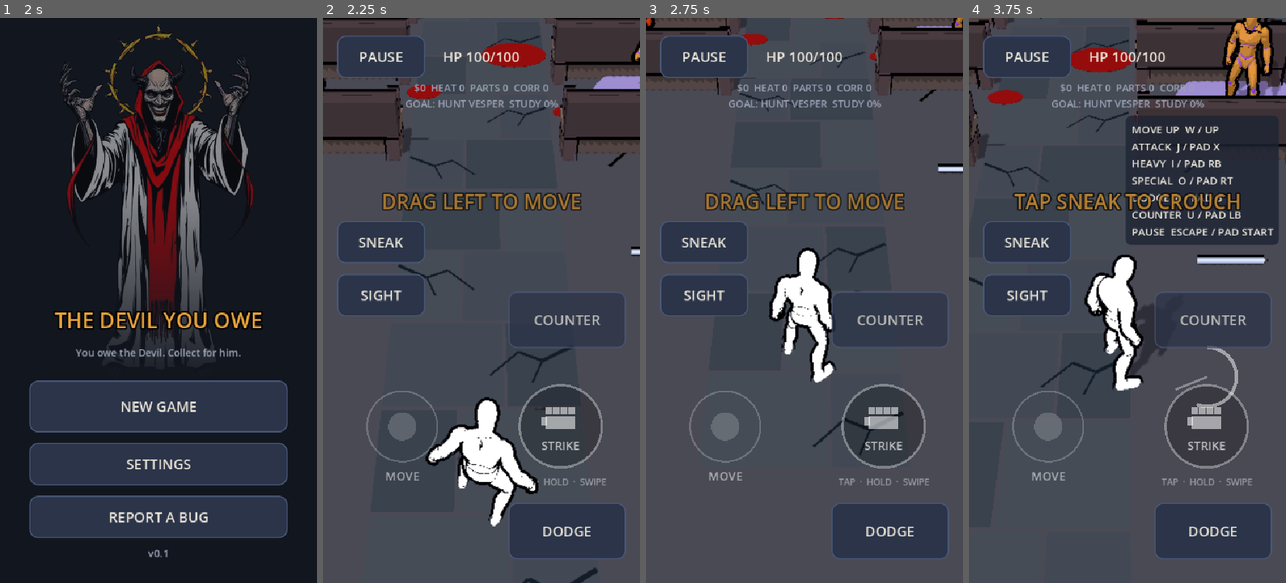
Above: before the commit, frames 1-4 (left to right).
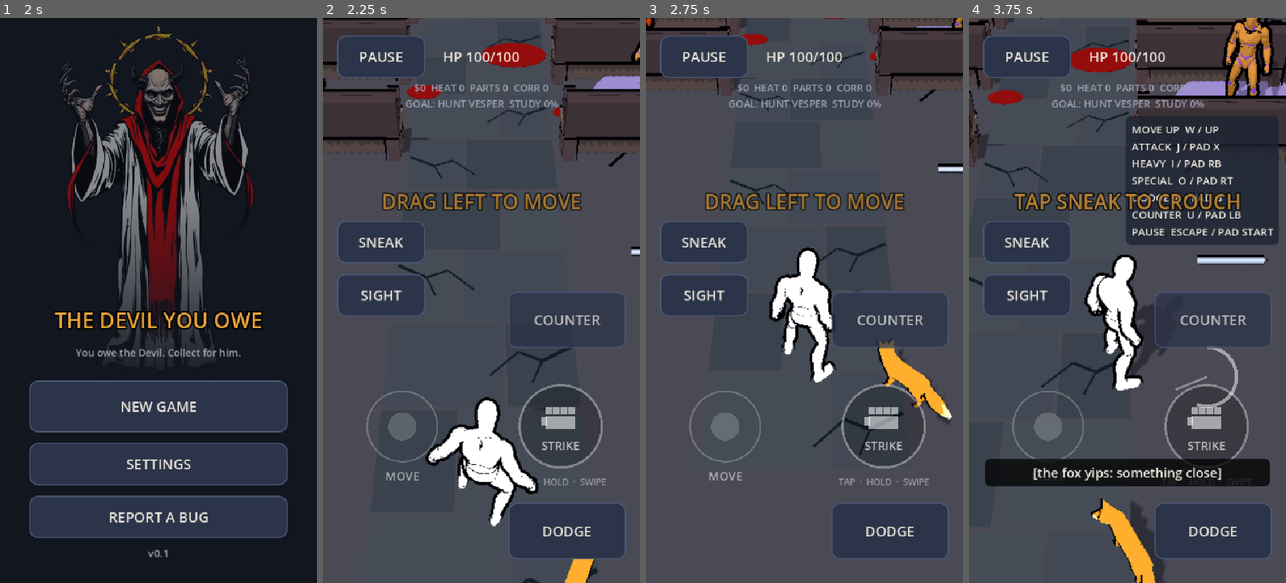
Above: after the commit, the same moments.

Repository: duffpowell-commits/hunter
Game: Godot game, scene res://scenes/boot.tscn
Two runs of this game, one before a commit and one after it. Both use one fixed random seed, a clock stepped at 60 frames per second and the inputs below.
Inputs (mouse positions are in pixels of both pictures, inside the frame that each line leads up to):
- Up to frame 1 (2 s): click "Skip splash" at 0.5 s; click "SKIP" at 1.25 s
- Up to frame 2 (2.25 s): click "NEW GAME" at 2 s
- Up to frame 3 (2.75 s): no input
- Up to frame 4 (3.75 s): tap Enter (ui_accept) at 2.75 s; drag from (1048, 379) to (1159, 176) at 2.77 s; drag from (1206, 379) to (1111, 413) at 3.52 s

Frame 1 is identical in both runs. In frame 2, 0.3% of the frame differs, in the area x 76-86%, y 95-100%; in frame 3, 1.1%; in frame 4, 5.9%, in the area x 5-95%, y 78-100%.

Commit message:
Cain's pet fox (look B): follows him, its third eye is Demon Sight, greets him in the lair
Free CC0 fox model recoloured soot black and bone white, ember third eye on the head bone.
Never fights or gets hurt, hangs back in fights, creeps with SNEAK, one yip a hunt.
Numbers in data/fox.json with TUNE sliders; 2 rule tests; autoplay FOX SIGHT/FOLLOW/EYE CLOSE/GREET.

Co-Authored-By: Claude Opus 5.5 <noreply@anthropic.com>
Claude-Session: https://claude.ai/code/session_01V3sbxLd6BNjD514b8gtb1J

Diff:
--- /dev/null
+++ b/data/fox.json
@@ -0,0 +1,22 @@
+{
+  "_why": "Cain's pet, the three-eyed fox (Duff, Nov 26; look B). Every number has a TUNE slider in lair_tuning.gd. Placeholder name until Duff names it.",
+  "name": "FOX",
+  "scale": 0.0075,
+  "fight_distance": 4.5,
+  "walk_speed": 2.6,
+  "run_speed": 6.5,
+  "run_at": 3.0,
+  "catch_up_at": 12.0,
+  "turn_rate": 9.0,
+  "sneak_speed_scale": 0.55,
+  "sneak_crouch": 0.8,
+  "eye_idle_glow": 0.6,
+  "eye_sight_glow": 4.0,
+  "eye_sight_scale": 1.6,
+  "yip_range": 7.0,
+  "yip_hold": 1.6,
+  "greet_distance": 4.0,
+  "wary_follow": [1.2, 1.8, 2.8],
+  "rim": 1.5,
+  "outline_px": 2.5
+}
--- a/scripts/autoplay.gd
+++ b/scripts/autoplay.gd
@@ -293,8 +293,20 @@
 			marks += 1
 	_check(arena.demon_sight and marks == 3 and game.sight_tint.visible,
 		"DEMON SIGHT PASS (SIGHT marks %d of 3 enemies through the walls)" % marks)
+	_check(arena.fox.eye_glow() >= float(arena.fox.cfg().eye_sight_glow) - 0.01 and arena.fox.eye.scale.y > 1.0,
+		"FOX SIGHT PASS (Demon Sight opens the fox's third eye, glow %.1f)" % arena.fox.eye_glow())
+	var fox_d: float = 99.0
+	for i in 150:
+		fox_d = arena.fox.global_position.distance_to(arena.hero.global_position)
+		if fox_d <= arena.fox.follow_distance() + 1.5:
+			break
+		await _frames(1)
+	_check(fox_d <= arena.fox.follow_distance() + 1.5 and not arena._targets().has(arena.fox),
+		"FOX FOLLOW PASS (the fox is at Cain's heels, %.1f m, and is never a target)" % fox_d)
 	await _shot("pews_demon_sight")
 	await _click("SIGHT")
+	await _frames(2)
+	_check(arena.fox.eye_glow() < float(arena.fox.cfg().eye_sight_glow), "FOX EYE CLOSE PASS (SIGHT off: the third eye dims)")
 	# Silent kill: sneak (real button) up behind the unaware Zealot and drop it; nobody else turns.
 	await _click("SNEAK")
 	var zealot: Dictionary = arena._foes[0]
@@ -593,6 +605,14 @@
 	arena.rig.cam.make_current()
 	_check(game.where == "lair" and arena.name == "LairArena" and int(prof.nights) == 1 and int(prof.hunts) == 1,
 		"LAIR PASS (RETURN HOME opens the lair; a night passed, heat now %d)" % int(prof.heat))
+	# The fox waits at the lair door and runs to greet Cain (Nov 26).
+	for i in 240:
+		if arena.fox.greeted:
+			break
+		await _frames(1)
+	_check(arena.fox.greeted and arena.fox.global_position.distance_to(arena.hero.global_position) < 2.0,
+		"FOX GREET PASS (the fox runs from the lair door to greet Cain)")
+	await _shot("lair_fox_greet")
 	var Ex = preload("res://scripts/explainer.gd")
 	var explained: Array = Ex.LINES.keys().filter(func(id): return Ex.seen(id))
 	_check(explained.size() >= 2, "EXPLAINER PASS (first changes explained once: %s)" % [explained])
--- /dev/null
+++ b/scripts/fox_pet.gd
@@ -0,0 +1,266 @@
+extends Node3D
+## Cain's pet, the three-eyed fox (Duff, Nov 26; look B: soot black, bone white, an upright ember
+## third eye). docs/MASCOT.md has the design. Numbers: data/fox.json (TUNE sliders in lair_tuning.gd).
+##   - Follows Cain on hunts and in the lair: walks, runs to catch up, idles (clip Survey) beside him.
+##   - Can't be hurt and never fights: it's not in any target list, and it backs off to
+##     fight_distance while a fight is on.
+##   - SNEAK: it slows down and keeps low with Cain.
+##   - Demon Sight is the fox's third eye: the eye opens and flares while SIGHT is on.
+##   - Once a hunt it yips toward an unaware enemy nearby (Subs caption), then looks at it.
+##   - Lair: it waits at the door and runs to greet Cain; with more corruption it keeps a wider,
+##     warier distance (wary_follow per corruption look).
+## Model: CC0 fox from Khronos glTF-Sample-Assets (assets/pets/SOURCES.md), recoloured by
+## tools/recolor_fox.py. Real clips only: Survey, Walk, Run.
+
+const GameData = preload("res://scripts/game_data.gd")
+const LairRules = preload("res://scripts/lair_rules.gd")
+const Character3D = preload("res://scripts/character3d.gd")
+const MODEL := preload("res://assets/pets/fox.glb")
+const INK := preload("res://assets/pets/fox_ink.png")
+const EYE_COLOR := Color(1.0, 0.45, 0.08)
+## Forehead point in the model's own units (cm), found from a render (docs/renders/flow_fox_*.png).
+const EYE_AT := Vector3(0, 68.0, 53.0)
+
+var arena: Node3D
+var hero: Node3D
+var model: Node3D
+var anim: AnimationPlayer
+var eye: MeshInstance3D
+var eye_mat: StandardMaterial3D
+var state := "follow"          # "greet" (lair door) or "follow"
+var clip := ""
+var speed := 0.0
+var greeted := false
+var yipped := false
+var yip_t := 0.0
+var yip_at := Vector3.ZERO
+var band := 0                  # corruption look (0 warm .. 2 wary)
+var side := 1.0                # which side of Cain it walks on (screen right = 1)
+var moving := false
+
+
+func cfg() -> Dictionary:
+	return GameData.load_json("fox")
+
+
+func setup(a: Node3D, h: Node3D) -> void:
+	arena = a
+	hero = h
+
+
+func _ready() -> void:
+	name = "FoxPet"
+	model = MODEL.instantiate()
+	add_child(model)
+	model.scale = Vector3.ONE * float(cfg().scale)
+	var mats: Array[ShaderMaterial] = Character3D.apply_toon(model, Color.WHITE, float(cfg().rim), float(cfg().outline_px))
+	for m in mats:
+		m.set_shader_parameter("albedo", Color.WHITE)
+		m.set_shader_parameter("albedo_tex", INK)
+	anim = model.find_children("*", "AnimationPlayer", true, false)[0]
+	for n in ["Survey", "Walk", "Run"]:
+		anim.get_animation(n).loop_mode = Animation.LOOP_LINEAR
+	_build_eye()
+	_play("Survey")
+	var prof := get_node_or_null("/root/Profile")
+	if prof != null:
+		band = LairRules.corruption_band(int(prof.data.corruption), GameData.load_json("lair"))
+
+
+## The third eye: an upright ember slit on the forehead, riding the head bone.
+func _build_eye() -> void:
+	var sk: Skeleton3D = model.find_children("*", "Skeleton3D", true, false)[0]
+	var head := sk.find_bone("b_Head_05")
+	var att := BoneAttachment3D.new()
+	att.name = "ThirdEye"
+	att.bone_name = "b_Head_05"
+	sk.add_child(att)
+	eye = MeshInstance3D.new()
+	eye.name = "Eye"
+	var s := SphereMesh.new()
+	s.radius = 4.0
+	s.height = 8.0
+	s.radial_segments = 12
+	s.rings = 6
+	eye.mesh = s
+	eye_mat = StandardMaterial3D.new()
+	eye_mat.shading_mode = BaseMaterial3D.SHADING_MODE_UNSHADED
+	eye_mat.albedo_color = EYE_COLOR
+	eye_mat.emission_enabled = true
+	eye_mat.emission = EYE_COLOR
+	eye.material_override = eye_mat
+	eye.position = sk.get_bone_global_rest(head).affine_inverse() * EYE_AT
+	att.add_child(eye)
+	_set_eye(false)
+
+
+func sight_on() -> bool:
+	return arena != null and arena.get("demon_sight") == true
+
+
+func _set_eye(open: bool) -> void:
+	var c := cfg()
+	var k: float = float(c.eye_sight_scale) if open else 1.0
+	eye.scale = Vector3(0.45 * k, 1.0 * k, 0.8 * k)
+	eye_mat.emission_energy_multiplier = float(c.eye_sight_glow if open else c.eye_idle_glow)
+	eye_mat.albedo_color = EYE_COLOR if open else EYE_COLOR.darkened(0.45)
+
+
+## The eye's glow right now (read by tests and autoplay).
+func eye_glow() -> float:
+	return eye_mat.emission_energy_multiplier
+
+
+## True while any enemy is fighting Cain: the fox keeps clear.
+func in_fight() -> bool:
+	if arena == null:
+		return false
+	if arena.get("raid_active") == true or arena.get("invasion_active") == true or arena.get("encounter_started") == true:
+		return true
+	for f: Dictionary in arena.get("_foes") if arena.get("_foes") != null else []:
+		if not f.dead and f.aggro:
+			return true
+	return false
+
+
+func follow_distance() -> float:
+	var c := cfg()
+	if in_fight():
+		return float(c.fight_distance)
+	var w: Array = c.wary_follow
+	return float(w[clampi(band, 0, w.size() - 1)])
+
+
+## Hunts: start just behind Cain, a little to his right.
+func place_behind() -> void:
+	var h := float(hero.heading)
+	var back := -Vector3(sin(h), 0, cos(h))
+	var right := Vector3(-cos(h), 0, sin(h))
+	global_position = hero.global_position + back * 1.2 + right * 0.7
+	model.rotation.y = h
+
+
+## Lair: wait at the door greet_distance in front of Cain, then run to him.
+func start_greet() -> void:
+	state = "greet"
+	greeted = false
+	var fwd := Vector3(sin(float(hero.heading)), 0, cos(float(hero.heading)))
+	global_position = hero.global_position + fwd * float(cfg().greet_distance)
+	_face(hero.global_position, 100.0)
+
+
+func _process(dt: float) -> void:
+	if hero == null or not is_instance_valid(hero):
+		return
+	var c := cfg()
+	model.scale = Vector3.ONE * float(c.scale)
+	_set_eye(sight_on())
+	_try_yip()
+	if yip_t > 0.0:
+		yip_t -= dt
+		_face(yip_at, float(c.turn_rate) * dt)
+		_move(Vector3.ZERO, 0.0, dt)
+		return
+	var hp: Vector3 = hero.global_position
+	var goal := goal_point()
+	var to := goal - global_position
+	to.y = 0
+	var d := to.length()
+	if hp.distance_to(global_position) > float(c.catch_up_at):
+		global_position = goal
+		return
+	# Hysteresis: start walking past 0.6 m from the spot, stop inside 0.15 m (no jitter).
+	if d > 0.6 or (moving and d > 0.15):
+		moving = true
+		var sp: float = float(c.run_speed) if d > float(c.run_at) else float(c.walk_speed)
+		if sneaking():
+			sp *= float(c.sneak_speed_scale)
+		var dir := to / d
+		if arena != null and arena.has_method("steer"):
+			var r: Array = arena.steer(global_position, dir, 0.0, 0.8, 0.25)
+			dir = r[0]
+		_move(dir, minf(sp, d / maxf(dt, 0.001)), dt)
+		_face(global_position + dir, float(c.turn_rate) * dt)
+	else:
+		moving = false
+		_move(Vector3.ZERO, 0.0, dt)
+		_face(hp, float(c.turn_rate) * 0.5 * dt)
+		if state == "greet" and not greeted:
+			greeted = true
+			state = "follow"
+			_cue("[the fox yips hello]")
+
+
+## Where the fox wants to stand: beside Cain on the screen (the camera never turns), a touch toward
+## the camera so his body never hides it. It keeps its side unless that spot is inside a wall.
+func goal_point() -> Vector3:
+	var hp: Vector3 = hero.global_position
+	var want: float = 0.9 if state == "greet" else follow_distance()
+	if global_position.x < hp.x - 0.3:
+		side = -1.0
+	elif global_position.x > hp.x + 0.3:
+		side = 1.0
+	var goal := hp + Vector3(side * want, 0, 0.35)
+	if arena != null and arena.has_method("blocked") and arena.blocked(goal, 0.25):
+		var other := hp + Vector3(-side * want, 0, 0.35)
+		if not arena.blocked(other, 0.25):
+			goal = other
+	goal.y = global_position.y
+	return goal
+
+
+func sneaking() -> bool:
+	return arena != null and arena.get("sneak") == true
+
+
+func _move(dir: Vector3, sp: float, dt: float) -> void:
+	speed = sp
+	global_position += dir * sp * dt
+	var c := cfg()
+	model.scale.y = float(c.scale) * (float(c.sneak_crouch) if sneaking() else 1.0)
+	if sp < 0.2:
+		_play("Survey")
+	elif sp > float(c.walk_speed) * 1.3:
+		_play("Run")
+		anim.speed_scale = clampf(sp / float(c.run_speed), 0.6, 1.4)
+	else:
+		_play("Walk")
+		anim.speed_scale = clampf(sp / float(c.walk_speed), 0.5, 1.4)
+
+
+func _face(at: Vector3, step: float) -> void:
+	var to := at - global_position
+	if Vector2(to.x, to.z).length() < 0.05:
+		return
+	var h := atan2(to.x, to.z)
+	model.rotation.y = lerp_angle(model.rotation.y, h, clampf(step, 0.0, 1.0))
+
+
+func _play(n: String) -> void:
+	if clip == n:
+		return
+	clip = n
+	anim.speed_scale = 1.0
+	anim.play(n, 0.2)
+
+
+## Once a hunt: an unaware enemy within yip_range of Cain gets a yip and a look.
+func _try_yip() -> void:
+	if yipped or arena == null or in_fight() or arena.get("_foes") == null:
+		return
+	for f: Dictionary in arena.get("_foes"):
+		if f.dead or f.aggro:
+			continue
+		var p: Vector3 = f.actor.global_position
+		if p.distance_to(hero.global_position) <= float(cfg().yip_range):
+			yipped = true
+			yip_at = p
+			yip_t = float(cfg().yip_hold)
+			_cue("[the fox yips: something close]")
+			return
+
+
+func _cue(text: String) -> void:
+	var subs := get_node_or_null("/root/Subs")
+	if subs != null:
+		subs.cue(text)
--- a/scripts/hunt_arena.gd
+++ b/scripts/hunt_arena.gd
@@ -26,6 +26,7 @@
 var combo_line_at := 5.0                   # hits in a combo that trigger the big-combo voice line
 var _equipped_dirs := {}                 # swipe dir -> voice id (read by tests and the HUD)
 var silent_kills := 0                    # SILENT KILLs (sneak up on an unaware minion; Nov 26)
+var fox: Node3D                          # Cain's pet (fox_pet.gd; Nov 26), in the Pews and the lair
 
 
 func tune_spec() -> Dictionary:
@@ -59,6 +60,9 @@
 func _ready() -> void:
 	super._ready()
 	add_child(preload("res://scripts/lair_tuning.gd").new())
+	fox = preload("res://scripts/fox_pet.gd").new()
+	fox.setup(self, hero)
+	add_child(fox)
 
 
 ## Reads Profile at the start of the scene: full HP at the perk-raised max, the loadout, the look.
--- a/scripts/lair_arena.gd
+++ b/scripts/lair_arena.gd
@@ -104,6 +104,7 @@
 	_enemy_t = 999.0
 	apply_profile()
 	refresh()
+	fox.start_greet()
 
 
 func foe_rules() -> Dictionary:
--- a/scripts/lair_tuning.gd
+++ b/scripts/lair_tuning.gd
@@ -90,6 +90,27 @@
 	"vent_hammer_reach": ["furfur", "vent", "strings", 2, "reach"],
 	"vent_hammer_hit_at": ["furfur", "vent", "strings", 2, "hit_at"],
 	"vent_hammer_recover": ["furfur", "vent", "strings", 2, "recover"],
+	# Nov 26: Cain's pet fox (data/fox.json, fox_pet.gd).
+	"fox_scale": ["fox", "scale"],
+	"fox_fight_distance": ["fox", "fight_distance"],
+	"fox_walk_speed": ["fox", "walk_speed"],
+	"fox_run_speed": ["fox", "run_speed"],
+	"fox_run_at": ["fox", "run_at"],
+	"fox_catch_up_at": ["fox", "catch_up_at"],
+	"fox_turn_rate": ["fox", "turn_rate"],
+	"fox_sneak_speed_scale": ["fox", "sneak_speed_scale"],
+	"fox_sneak_crouch": ["fox", "sneak_crouch"],
+	"fox_eye_idle_glow": ["fox", "eye_idle_glow"],
+	"fox_eye_sight_glow": ["fox", "eye_sight_glow"],
+	"fox_eye_sight_scale": ["fox", "eye_sight_scale"],
+	"fox_yip_range": ["fox", "yip_range"],
+	"fox_yip_hold": ["fox", "yip_hold"],
+	"fox_greet_distance": ["fox", "greet_distance"],
+	"fox_rim": ["fox", "rim"],
+	"fox_outline_px": ["fox", "outline_px"],
+	"fox_follow_look_1": ["fox", "wary_follow", 0],
+	"fox_follow_look_2": ["fox", "wary_follow", 1],
+	"fox_follow_look_3": ["fox", "wary_follow", 2],
 }
 const TUNE := {
 	"heat_per_night": [0.0, 40.0, 1.0], "raid_at_heat": [10.0, 100.0, 1.0],
@@ -124,6 +145,7 @@
 	"vent_headbutt_hit_at": [0.05, 0.6], "vent_headbutt_recover": [0.1, 1.0],
 	"vent_hammer_damage": [0.0, 60.0, 1.0], "vent_hammer_power": [0.0, 2.0], "vent_hammer_reach": [0.8, 3.0],
 	"vent_hammer_hit_at": [0.05, 0.6], "vent_hammer_recover": [0.1, 1.0],
+	"fox_scale": [0.003, 0.015], "fox_fight_distance": [1.5, 10.0], "fox_walk_speed": [0.5, 6.0], "fox_run_speed": [2.0, 12.0], "fox_run_at": [1.0, 8.0], "fox_catch_up_at": [5.0, 30.0], "fox_turn_rate": [1.0, 20.0], "fox_sneak_speed_scale": [0.2, 1.0], "fox_sneak_crouch": [0.5, 1.0], "fox_eye_idle_glow": [0.0, 3.0], "fox_eye_sight_glow": [0.5, 8.0], "fox_eye_sight_scale": [1.0, 3.0], "fox_yip_range": [1.0, 20.0], "fox_yip_hold": [0.0, 5.0], "fox_greet_distance": [1.0, 10.0], "fox_rim": [0.0, 3.0], "fox_outline_px": [0.0, 6.0], "fox_follow_look_1": [0.6, 6.0], "fox_follow_look_2": [0.6, 6.0], "fox_follow_look_3": [0.6, 6.0],
 }
 
 
--- a/scripts/pews_arena.gd
+++ b/scripts/pews_arena.gd
@@ -202,6 +202,7 @@
 	hero.position = _v3(rules.config.field.hero_spawn)
 	hero.heading = PI
 	hero.model.rotation.y = PI
+	fox.place_behind()
 	# Zealot spawn moved off the pew collider (was z -1.0, inside it; Nov 23 review).
 	_spawn_foe("Zealot", _v3(rules.config.minions.zealot_spawn), Color("a84c42"), float(rules.config.minions.zealot_hp))
 	_spawn_foe("Choir", _v3(rules.config.minions.choir_spawn), Color("b5a0d0"), float(rules.config.minions.choir_hp))
--- a/tests/run_tests.gd
+++ b/tests/run_tests.gd
@@ -1796,3 +1796,83 @@
 			else:
 				keys += 1
 		check(ctl.ACTIONS.has(act) and keys > 0 and pads > 0, "action %s has a key and a pad button" % act)
+
+
+# ---------------------------------------------------------------- Nov 26: Cain's pet fox
+
+## The fox follows Cain, can't be hurt, keeps clear of fights, slows with SNEAK, and its third eye
+## opens with Demon Sight.
+func test_fox_pet_follows_and_sees() -> void:
+	var a = preload("res://scripts/pews_arena.gd").new()
+	root.add_child(a)
+	await process_frame
+	var fox: Node3D = a.fox
+	check(fox != null and fox.get_parent() == a, "the Pews has the fox")
+	check(fox.global_position.distance_to(a.hero.global_position) < 2.0, "it starts at Cain's heels")
+	for t in a._targets():
+		check(not fox.is_ancestor_of(t) and t != fox, "the fox is never a target")
+	var idle_glow: float = fox.eye_glow()
+	a.set_demon_sight(true)
+	await process_frame
+	check(fox.eye_glow() > idle_glow and fox.eye.scale.y > 1.0, "SIGHT opens the third eye (%.1f -> %.1f)" % [idle_glow, fox.eye_glow()])
+	a.set_demon_sight(false)
+	await process_frame
+	check(is_equal_approx(fox.eye_glow(), idle_glow), "SIGHT off closes it")
+	fox.yipped = true
+	var d0: float = fox.global_position.distance_to(a.hero.global_position)
+	a.hero.global_position += Vector3(5.0, 0, 0)
+	fox._process(0.1)
+	check(fox.clip == "Run" and fox.speed > fox.cfg().walk_speed, "far behind: it runs (clip %s)" % fox.clip)
+	for i in 40:
+		fox._process(0.1)
+	var d1: float = fox.global_position.distance_to(a.hero.global_position)
+	check(d1 < d0 + 5.0 - 2.0 and d1 < fox.follow_distance() + 0.5, "it catches up (%.1f m)" % d1)
+	check(fox.clip == "Survey", "caught up: it idles")
+	a.hero.global_position += Vector3(1.2, 0, 0)
+	a.sneak = true
+	fox._process(0.1)
+	check(fox.clip == "Walk" and fox.speed <= float(fox.cfg().walk_speed) * float(fox.cfg().sneak_speed_scale) + 0.01, "SNEAK: it creeps")
+	a.sneak = false
+	a.encounter_started = true
+	check(fox.follow_distance() == float(fox.cfg().fight_distance), "in a fight it hangs back")
+	a.hero.global_position += Vector3(40.0, 0, 0)
+	fox._process(0.1)
+	check(fox.global_position.distance_to(a.hero.global_position) < 6.0, "left far behind, it catches up at once")
+	a.queue_free()
+	await process_frame
+
+
+## Once a hunt the fox yips at an unaware enemy nearby; in the lair it greets Cain at the door and
+## keeps a warier distance as corruption climbs.
+func test_fox_pet_yip_and_lair_greet() -> void:
+	var a = preload("res://scripts/pews_arena.gd").new()
+	root.add_child(a)
+	await process_frame
+	a.fox.yipped = false
+	a.hero.global_position = a._foes[0].actor.global_position + Vector3(0, 0, 3.0)
+	a.fox._process(0.05)
+	check(a.fox.yipped and a.fox.yip_t > 0.0, "an unaware minion close by: one yip")
+	a.fox.yip_t = 0.0
+	a.fox.yipped = false
+	a._foes[0].aggro = true
+	a._foes[1].aggro = true
+	a.fox._process(0.05)
+	check(not a.fox.yipped, "no yip once they're onto you")
+	a.queue_free()
+	await process_frame
+	var prof := _fresh_profile("test_prof_fox")
+	var l = preload("res://scripts/lair_arena.gd").new()
+	root.add_child(l)
+	await process_frame
+	var fox: Node3D = l.fox
+	check(fox.state == "greet" and fox.global_position.distance_to(l.hero.global_position) > 3.0, "the fox waits at the door")
+	for i in 60:
+		fox._process(0.05)
+	check(fox.greeted and fox.state == "follow", "it runs to Cain and greets him")
+	fox.band = 0
+	var warm: float = fox.follow_distance()
+	fox.band = 2
+	check(fox.follow_distance() > warm, "high corruption: it keeps its distance")
+	l.queue_free()
+	await process_frame
+	_restore_profile(prof)
--- /dev/null
+++ b/tools/render_fox.gd
@@ -0,0 +1,33 @@
+extends SceneTree
+## Close-up render of the pet fox (docs/renders/fox_pet_*.png). Usage:
+##   xvfb-run -a godot --path . --rendering-driver opengl3 --resolution 600x600 --script tools/render_fox.gd -- out.png [--open]
+func _initialize():
+	await process_frame
+	var w := Node3D.new()
+	root.add_child(w)
+	var env := WorldEnvironment.new()
+	env.environment = Environment.new()
+	env.environment.background_mode = Environment.BG_COLOR
+	env.environment.background_color = Color(0.35, 0.33, 0.36)
+	env.environment.ambient_light_color = Color(0.5,0.5,0.5)
+	env.environment.ambient_light_source = Environment.AMBIENT_SOURCE_COLOR
+	w.add_child(env)
+	var sun := DirectionalLight3D.new()
+	sun.rotation_degrees = Vector3(-50, 30, 0)
+	w.add_child(sun)
+	var fox = preload("res://scripts/fox_pet.gd").new()
+	w.add_child(fox)
+	await process_frame
+	var open := OS.get_cmdline_user_args().has("--open")
+	fox._set_eye(open)
+	fox.model.rotation.y = deg_to_rad(-20)
+	var cam := Camera3D.new()
+	w.add_child(cam)
+	cam.position = Vector3(0.0, 0.75, 1.15)
+	cam.look_at(Vector3(0, 0.38, 0))
+	cam.make_current()
+	for i in 20:
+		await process_frame
+	var img := root.get_texture().get_image()
+	img.save_png(OS.get_cmdline_user_args()[0])
+	quit()
Binary file added: assets/pets/fox.glb
Not shown, added: assets/pets/fox.glb.import
Binary file added: assets/pets/fox_0.png
Not shown, added: assets/pets/fox_0.png.import
Binary file added: assets/pets/fox_ink.png
Not shown, added: assets/pets/fox_ink.png.import
Binary file added: docs/art/fox-pet/fox_pet_B_approved.png
Binary file changed: docs/renders/flow_arena.png
Binary file changed: docs/renders/flow_arena_break.png
Binary file changed: docs/renders/flow_arena_combo.png
Binary file changed: docs/renders/flow_arena_special.png
Binary file changed: docs/renders/flow_arena_telegraph.png
(and 60 more such lines)
